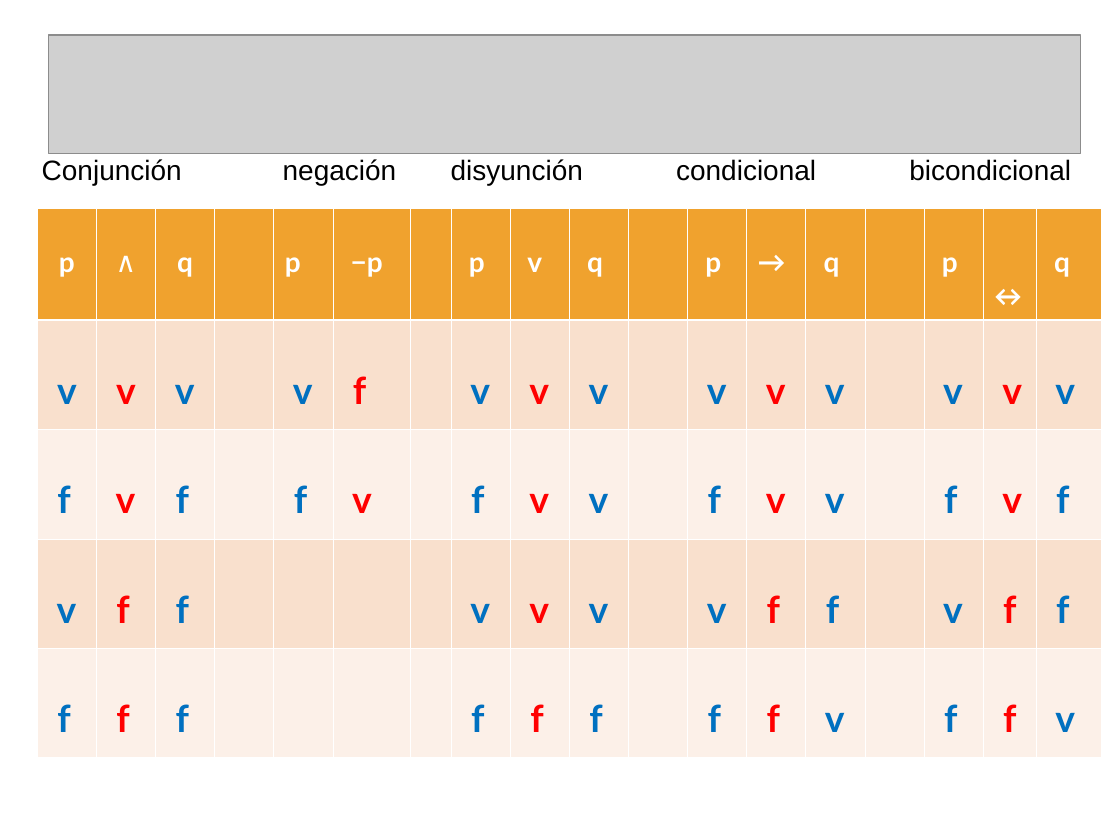
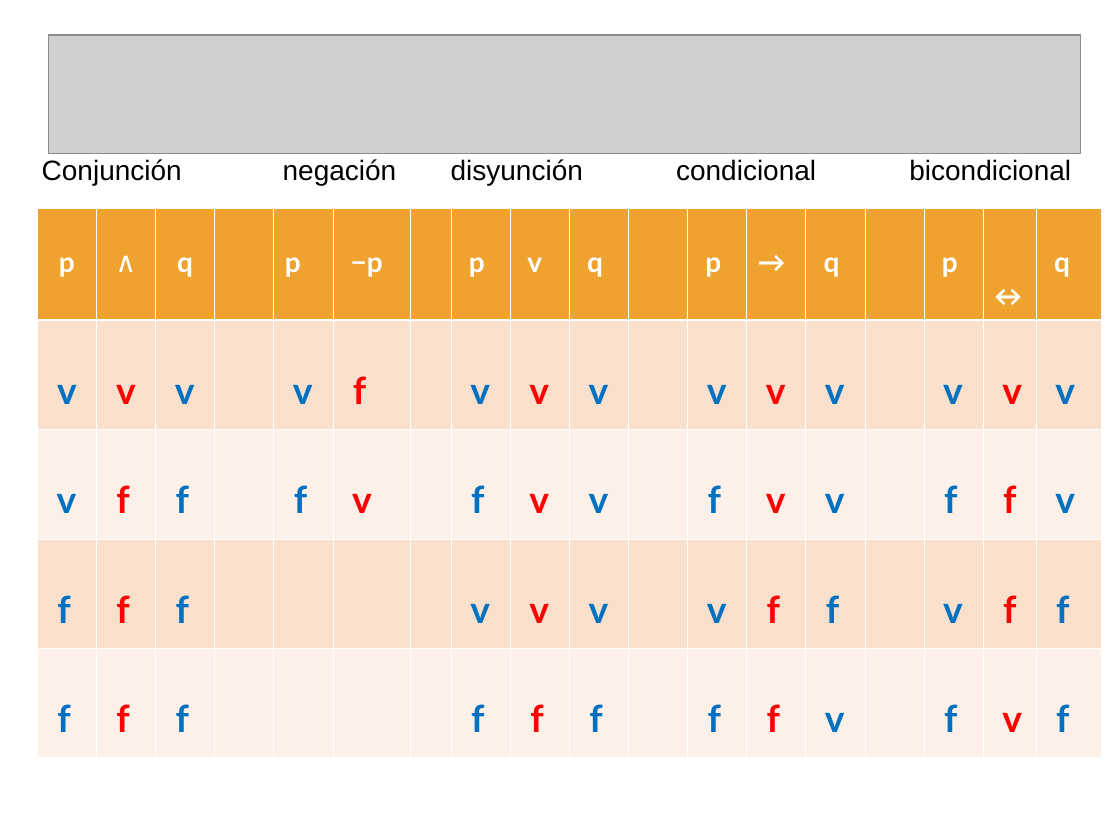
Before and after one commit to 111milprogramadoresLujan/apuntes1, a slide deck: slide 7 of Logica_proposicional.ppt. Drawn at 1120x840 pixels with LibreOffice and Linux fonts; fonts in the diff are those of the drawing; grey boxes stand for pictures; background and template pictures are left out. Boxes give left, top, right and bottom in pixels: in the first picture for what was removed or moved away, otherwise in the second. Text is boxed around its words. In the diff, an @@ line names an element or a change of style, - is before the commit and + after.

Commit message:
tabla
cambios en tabla de verdad

```diff
--- a/Logica_proposicional.ppt
+++ b/Logica_proposicional.ppt
@@ table at (x1=37, y1=208, x2=1104, y2=758) @@
-row 3: f | v | f |  | f | v |  | f | v | v |  | f | v | v |  | f | v | f
+row 3: v | f | f |  | f | v |  | f | v | v |  | f | v | v |  | f | f | v
-row 4, column 1: v
+row 4, column 1: f
-row 5, column 17: f
+row 5, column 17: v
-row 5, column 18: v
+row 5, column 18: f
```
